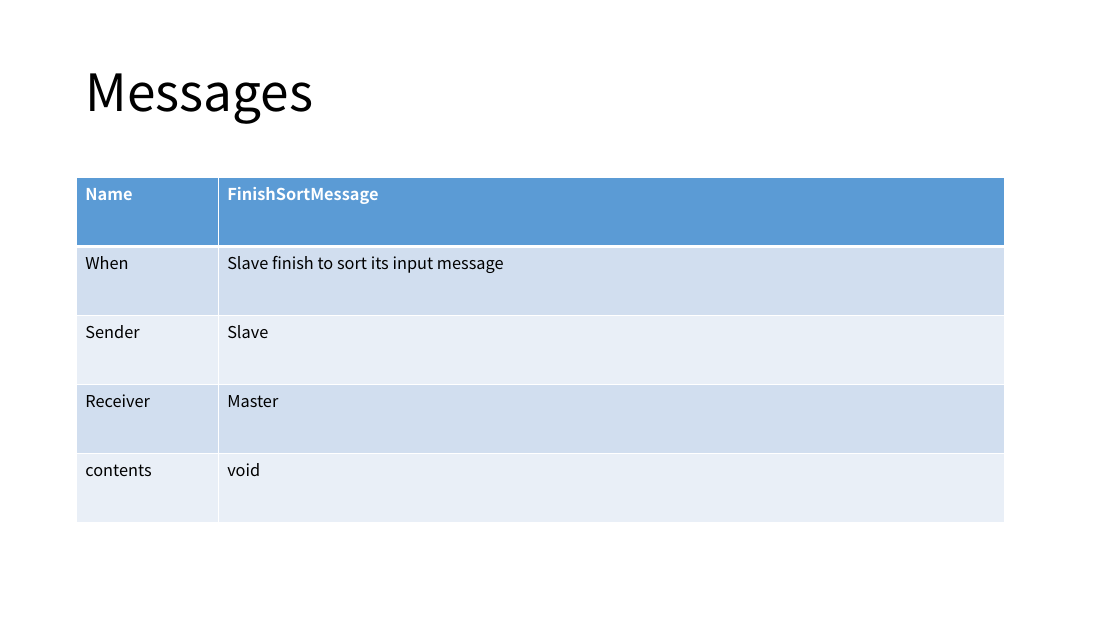
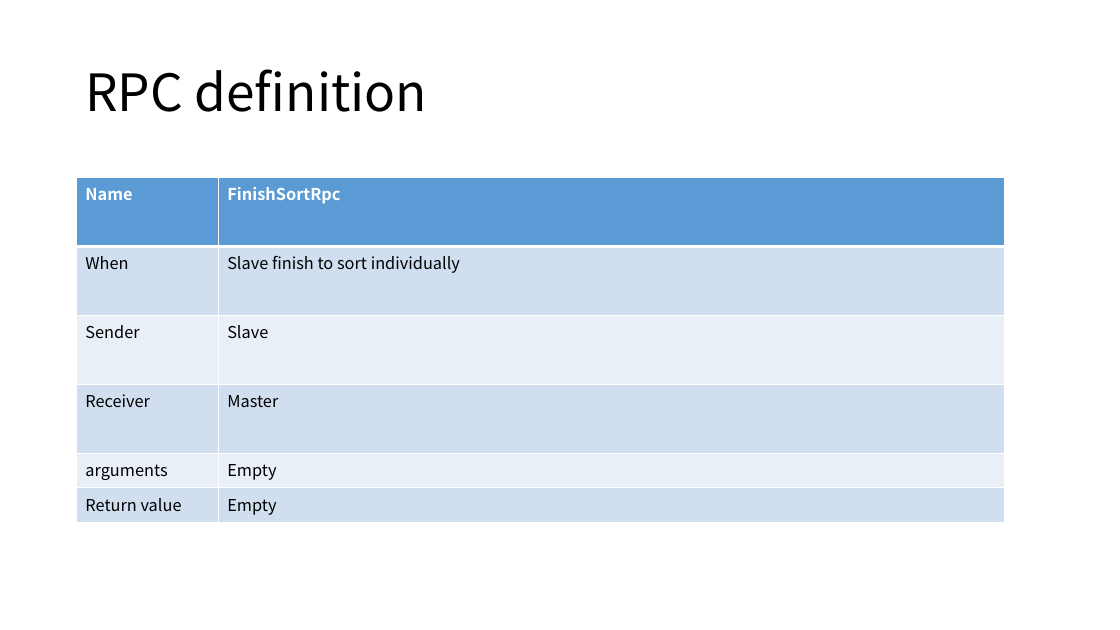
Before and after one commit to GNUp/cs434-doc, a slide deck: slide 15 of project-final.pptx (slide 14 before the commit). Drawn at 1120x630 pixels with LibreOffice and Linux fonts; fonts in the diff are those of the drawing. Boxes give left, top, right and bottom in pixels: in the first picture for what was removed or moved away, otherwise in the second. Text is boxed around its words. In the diff, an @@ line names an element or a change of style, - is before the commit and + after.

```diff
--- a/project-final.pptx
+++ b/project-final.pptx
@@ title at <box>85,69,427,112</box>: text changed @@
-Messages
+RPC definition
@@ table at <box>77,178,1006,523</box> @@
-row 1, column 2: FinishSortMessage
+row 1, column 2: FinishSortRpc
-row 2, column 2: Slave finish to sort its input message
+row 2, column 2: Slave finish to sort individually
-row 5: contents | void
+row 5: arguments | Empty
+row 6: Return value | Empty
```
Also in this commit, not shown: 11 other slides changed, 20 slides added, 4 slides removed, 1 other file.
